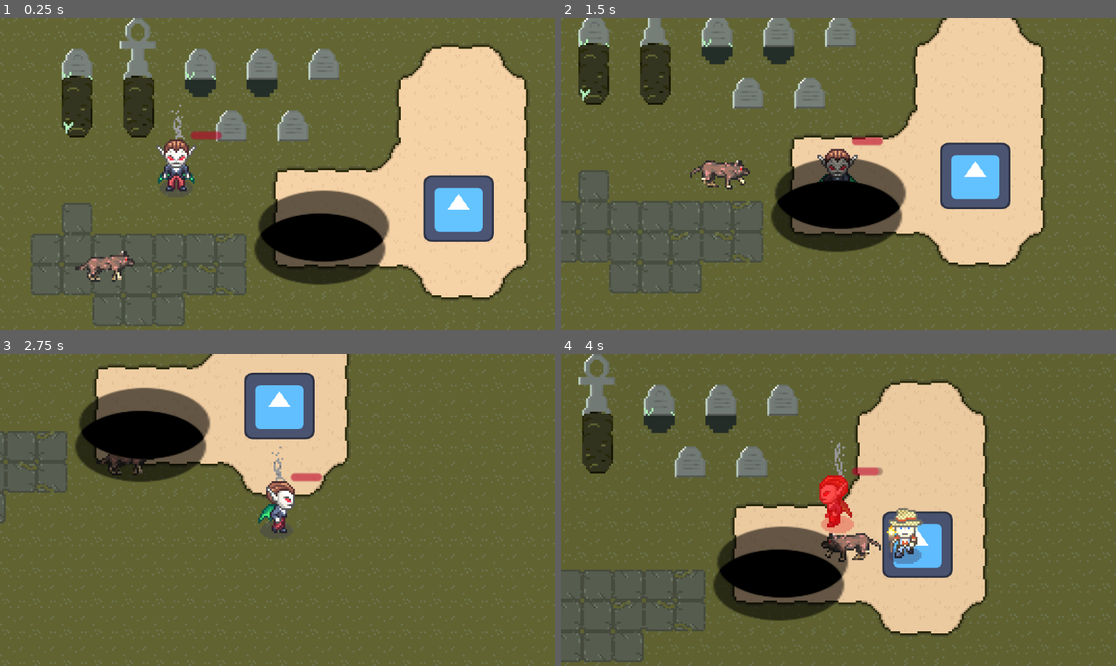
Above: before the commit, frames 1-4 (two rows, left to right).
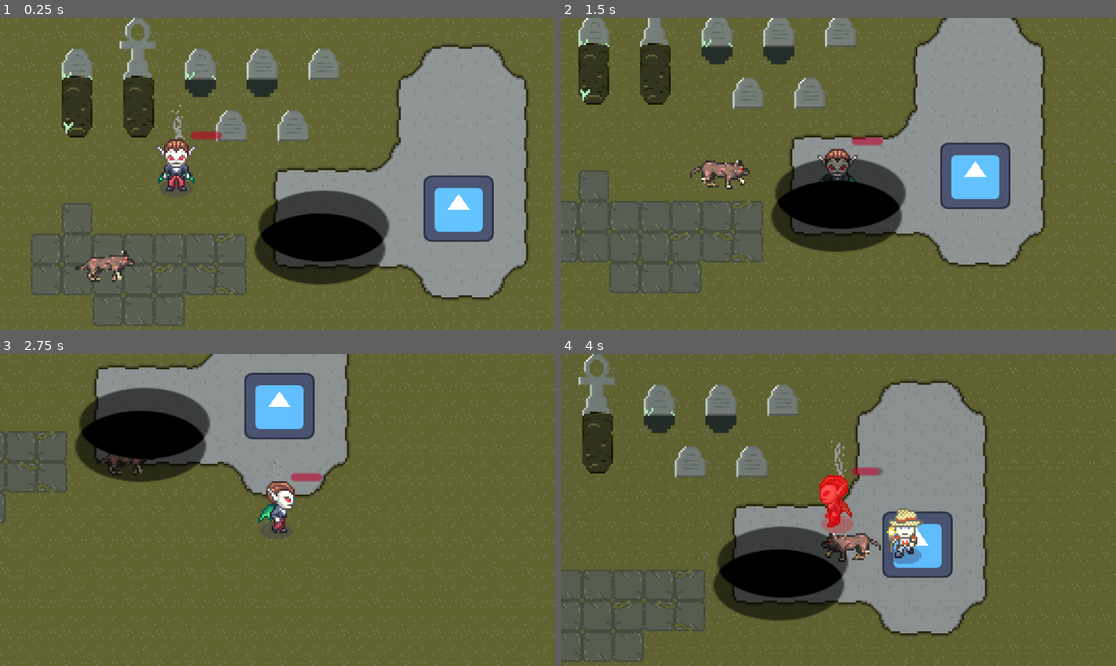
Above: after the commit, the same moments.

Repository: sstrac/shadow_hunters
Game: Godot game, scene res://Scenes/Level1.tscn
Two runs of this game, one before a commit and one after it. Both use one fixed random seed, a clock stepped at 60 frames per second and the inputs below. The engine's default icon, where the game draws it, is replaced by a stand-in: a white triangle on a blue panel in a dark square.
Inputs:
- Up to frame 1 (0.25 s): no input
- Up to frame 2 (1.5 s): hold D (right) 0.53-1.28 s; hold Down (down) from 1.28 s (still down)
- Up to frame 3 (2.75 s): release Down (down) at 2.03 s; hold D (right) from 2.03 s (still down)
- Up to frame 4 (4 s): release D (right) at 2.78 s; hold Up (up) 2.78-3.53 s; hold A (left) from 3.53 s (still down)

The runs differ from the first frame. In frame 1, 18% of the frame differs, in the area x 49-95%, y 9-90%; in frame 2, 18%; in frame 3, 11%; in frame 4, 18%.

Commit message:
Update tilemap with more graves

Diff:
--- a/Assets/main_tilemap.tres
+++ b/Assets/main_tilemap.tres
@@ -160,6 +160,11 @@
 5:0/size_in_atlas = Vector2i(1, 3)
 5:0/0 = 0
 5:0/0/texture_origin = Vector2i(0, 16)
+2:4/size_in_atlas = Vector2i(1, 2)
+2:4/0 = 0
+2:4/0/texture_origin = Vector2i(0, 8)
+1:4/0 = 0
+0:4/0 = 0
 
 [resource]
 terrain_set_0/mode = 0
Binary file removed: Assets/shadow_hunters_tilemap.png
Binary file changed: Assets/shadow_hunters_tilemap_16.png
